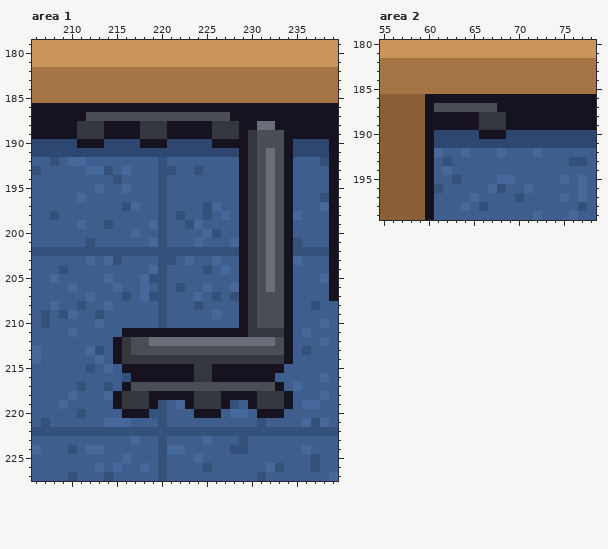
One commit to this pixel-art file: office/conference.aseprite. The picture above was drawn from the file before the commit.
320x320 pixels, 1 frame. Colours within 5 levels of each other are drawn and written as one. Shown: area 1: x 206..239, y 179..227; area 2: x 55..78, y 180..199. The commit also changed other parts of the picture, which this record leaves out.
After the commit:
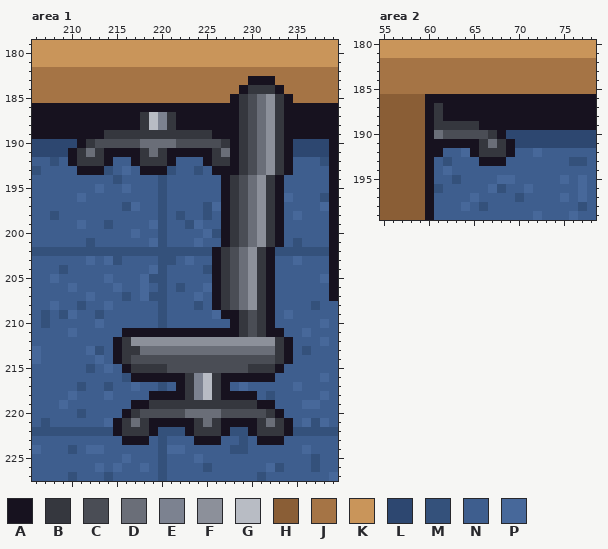
Palette (. is transparent): A #17121f  B #35373e  C #4a4d55  D #6a6e78  E #7c8290  F #8c909a  G #b8bcc4  H #8a5e36  J #a57445  K #c9955a  L #2d4770  M #34517b  N #3e5e8e  P #47689a
Change:
Changed rows in their new state; - is an unchanged pixel.
Area 1, layers "ChairsFront", "ChairsBack":
first column x 210:
183 --------------------AAA--
184 -------------------ABBBA-
185 ------------------ABCDFBA
186 -------------------BCDFB-
187 --AAAAAABGEBAAAAAA-BCDFB-
188 -AAA-----GEB----AAABC-FB-
189 -AAABBBB---BBBBBAAABCDFB-
190 --BCCCCCDDDDCCCCCB-BCDFB-
191 ABDBAAAABDBAAAAABDABCDFB-
192 ABBBA--ABBBA---ABBABCDFB-
193 -AAA----AAA-----AAABCDFB-
194 -----------------ABCDFBAN
195 -----------------ABCDFBAN
196 -----------------ABCDFBAP
197 -----------------ABCDFBAN
198 -----------------ABCDFBAN
199 -----------------ABCDFBAN
200 -----------------ABCDFBAN
201 -----------------ABCDFBAN
202 ----------------ABCDFBAMM
203 ----------------ABCDFBANN
204 ----------------ABCDFBANN
205 ----------------ABCDFBANN
206 ----------------ABCDFBANN
207 ----------------ABCDFBANN
208 ----------------ABCDFBANN
209 -----------------AABCBANP
210 ------------------ABCBANN
211 -------------------BC-AAN
212 -------FFFFFFFFFFFFFFFFB-
213 -------BDDDDDDDDDDDDDDDB-
214 -------CCCCCCCCCCCCCCCC--
215 -------BBBBCCCCCCCCCBBB--
216 -------------BEGB--------
217 ------NPNNMNABEGBANPNNNN-
218 -----NNNN----BEG-----NMNN
219 -----NNAABBBBB---BBBBAANN
220 -------BCCCCCDDDDCCCCCB--
221 -----ABDBAAAAABDBAAAABDBA
222 -----ABBBA---ABBBA--ABBBA
223 ------AAA-----AAA----AAA-
Area 2, layer "ChairsBack":
first column x 61:
187 BAAAAAA--
188 B----AAA-
189 BBBBBAAA-
190 DCCCCCB--
191 AAAAABDBA
192 A---ABBBA
193 -----AAA-
